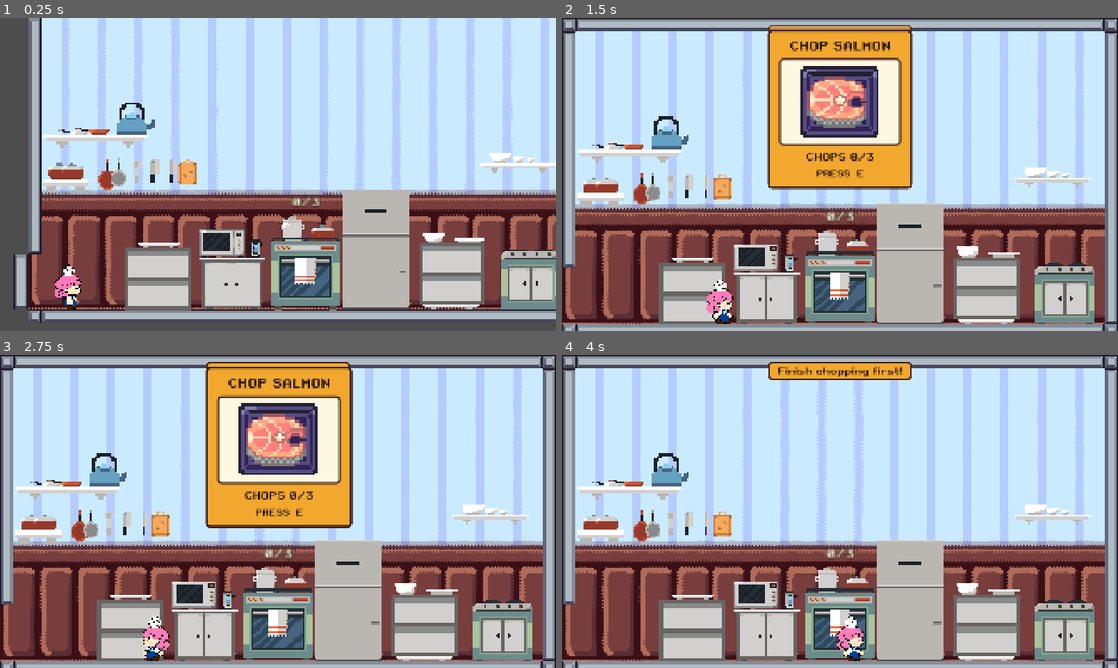
Above: before the commit, frames 1-4 (two rows, left to right).
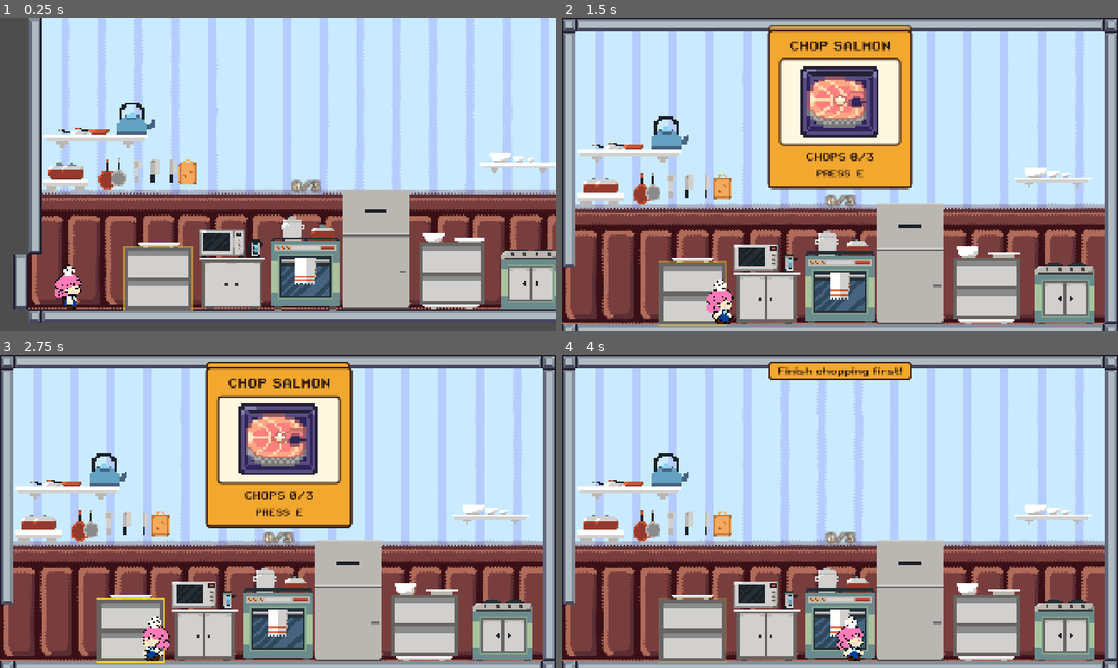
Above: after the commit, the same moments.

Repository: itspaulita/faster-chef-2
Game: Godot game, scene res://scenes/levels/level_1_phase2.tscn
Two runs of this game, one before a commit and one after it. Both use one fixed random seed, a clock stepped at 60 frames per second and the inputs below. This scene is started directly instead of the project's main scene.
Inputs (mouse positions are in pixels of both pictures, inside the frame that each line leads up to):
- Up to frame 1 (0.25 s): no input
- Up to frame 2 (1.5 s): tap Enter (ui_accept) at 0.5 s; move the mouse to (962, 158) at 0.52 s; hold E (chop) 0.53-1.28 s; hold Right (right) from 0.53 s (still down); click (962, 158) at 0.67 s; move the mouse to (728, 190) at 1.27 s; tap Q (grab_drop) at 1.35 s
- Up to frame 3 (2.75 s): tap E (chop) at 1.52, 1.55, 1.82 s; move the mouse to (333, 442) at 2.02 s; release Right (right) at 2.03 s; hold Left (left) from 2.03 s (still down); hold E (chop) from 2.03 s (still down)
- Up to frame 4 (4 s): move the mouse to (812, 574) at 2.77 s; release Left (left) at 2.78 s; release E (chop) at 2.78 s; hold Right (right) from 2.78 s (still down); tap Q (grab_drop) at 2.85 s; click (812, 574) at 2.92 s; tap E (chop) at 3.02, 3.05, 3.32 s; move the mouse to (1006, 558) at 3.52 s; hold E (chop) from 3.53 s (still down)

The runs differ from the first frame. In frame 1, 0.5% of the frame differs, in the area x 22-58%, y 51-94%; in frame 2, 0.5%; in frame 3, 0.5%; in frame 4, 0.5%.

Commit message:
adjusted cooking prompts position

Diff:
--- a/scenes/levels/level_1_phase2.tscn
+++ b/scenes/levels/level_1_phase2.tscn
@@ -1389,6 +1389,7 @@
 position = Vector2(150, 305)
 script = ExtResource("6_nv83i")
 station_name = "Chopping board"
+prompt_offset = Vector2(0, -46)
 
 [node name="CollisionShape2D" type="CollisionShape2D" parent="Stations/ChoppingBoard" unique_id=1722402071]
 position = Vector2(0, 32)
@@ -1401,6 +1402,7 @@
 position = Vector2(320, 305)
 script = ExtResource("8_ktli7")
 station_name = "Pot"
+prompt_offset = Vector2(0, -52)
 
 [node name="cooking_stove" parent="Stations/Pot" unique_id=1971927405 instance=ExtResource("19_3q2bk")]
 position = Vector2(0, 6.0000205)
@@ -1413,6 +1415,7 @@
 position = Vector2(490, 305)
 script = ExtResource("9_h5csf")
 station_name = "Plating station"
+prompt_offset = Vector2(0, -58)
 
 [node name="CollisionShape2D" type="CollisionShape2D" parent="Stations/PlatingStation" unique_id=1575740185]
 position = Vector2(0, 24.333336)
--- a/scripts/kitchen/kitchen.gd
+++ b/scripts/kitchen/kitchen.gd
@@ -47,6 +47,33 @@
 		phase_two_complete.connect(func(r: Recipe) -> void:
 			popup.open("%s is ready!\nDelivering..." % r.dish_name, [], false, 3.0))
 
+## Blink the outline of whatever the chef should do next: chop, cook, plate.
+func _process(_delta: float) -> void:
+	var next := _next_station()
+	for station in [board, pot, plating]:
+		station.set_highlight(station == next)
+
+
+func _next_station() -> Station:
+	if holder.holds(ItemHolder.Kind.DISH):
+		return null   # head for the exit
+	if holder.holds(ItemHolder.Kind.POT) or plating.has_dish:
+		return plating
+	if holder.holds(ItemHolder.Kind.INGREDIENT):
+		return pot
+	# Empty hands from here on.
+	if board.ready_item != null:
+		return board   # a chopped ingredient is waiting
+	match pot.state:
+		Pot.State.DONE:
+			return pot   # take the cooked pot
+		Pot.State.COOKING:
+			return null   # nothing to do but wait
+		Pot.State.TAKEN:
+			return plating
+	return board if board.next_index < recipe.ingredient_count() else null
+
+
 func _on_dish_picked_up(_dish: Recipe) -> void:
 	message.emit("Dish ready! Run it back to the monster ←")
 
--- a/scripts/kitchen/pot.gd
+++ b/scripts/kitchen/pot.gd
@@ -116,14 +116,14 @@
 	_count_label.add_theme_color_override("font_outline_color", Color(0.23, 0.12, 0.08))
 	_count_label.add_theme_constant_override("outline_size", 6)
 	_count_label.horizontal_alignment = HORIZONTAL_ALIGNMENT_CENTER
-	_count_label.position = Vector2(-60, -86)
+	_count_label.position = Vector2(-60, -104)
 	_count_label.size = Vector2(120, 20)
 	_count_label.mouse_filter = Control.MOUSE_FILTER_IGNORE
 	add_child(_count_label)
 
 	_bar_back = ColorRect.new()
 	_bar_back.color = Color(0.23, 0.12, 0.08)
-	_bar_back.position = Vector2(-30, -62)
+	_bar_back.position = Vector2(-30, -80)
 	_bar_back.size = Vector2(60, 8)
 	_bar_back.mouse_filter = Control.MOUSE_FILTER_IGNORE
 	add_child(_bar_back)
--- a/scripts/kitchen/station.gd
+++ b/scripts/kitchen/station.gd
@@ -18,6 +18,10 @@
 
 var chef: Node2D
 var holder: ItemHolder
+var _blink: Tween
+
+const OUTLINE_SHADER := preload("res://shaders/outline.gdshader")
+const BLINK_TIME := 0.45
 
 var _prompt: PanelContainer
 var _prompt_label: Label
@@ -28,6 +32,32 @@
 	body_exited.connect(_on_body_exited)
 	_build_prompt()
 	refresh_prompt()
+
+
+## Blinks a yellow outline around the station's picture to show it is the next thing to do.
+func set_highlight(on: bool) -> void:
+	if on == (_blink != null):
+		return
+	# The station's picture is the AnimatedSprite2D inside its art scene (chopping_spot, ...).
+	var sprites := find_children("*", "AnimatedSprite2D", true, false)
+	if sprites.is_empty():
+		return
+	var art := sprites[0] as CanvasItem
+	if _blink:
+		_blink.kill()
+		_blink = null
+	if not on:
+		art.material = null
+		return
+	var material := ShaderMaterial.new()
+	material.shader = OUTLINE_SHADER
+	material.set_shader_parameter("width", 3.0)
+	art.material = material
+	_blink = create_tween().set_loops()
+	_blink.tween_method(func(a: float) -> void:
+		material.set_shader_parameter("outline_color", Color(1.0, 0.85, 0.2, a)), 1.0, 0.1, BLINK_TIME)
+	_blink.tween_method(func(a: float) -> void:
+		material.set_shader_parameter("outline_color", Color(1.0, 0.85, 0.2, a)), 0.1, 1.0, BLINK_TIME)
 
 
 func is_chef_near() -> bool:
--- a/shaders/outline.gdshader
+++ b/shaders/outline.gdshader
@@ -15,5 +15,5 @@
 	a = max(a, texture(TEXTURE, UV + vec2(-px.x, px.y)).a);
 	a = max(a, texture(TEXTURE, UV + vec2(px.x, -px.y)).a);
 	a = max(a, texture(TEXTURE, UV + vec2(-px.x, -px.y)).a);
-	COLOR = mix(vec4(outline_color.rgb, a), base, base.a);
+	COLOR = mix(vec4(outline_color.rgb, a * outline_color.a), base, base.a);
 }
